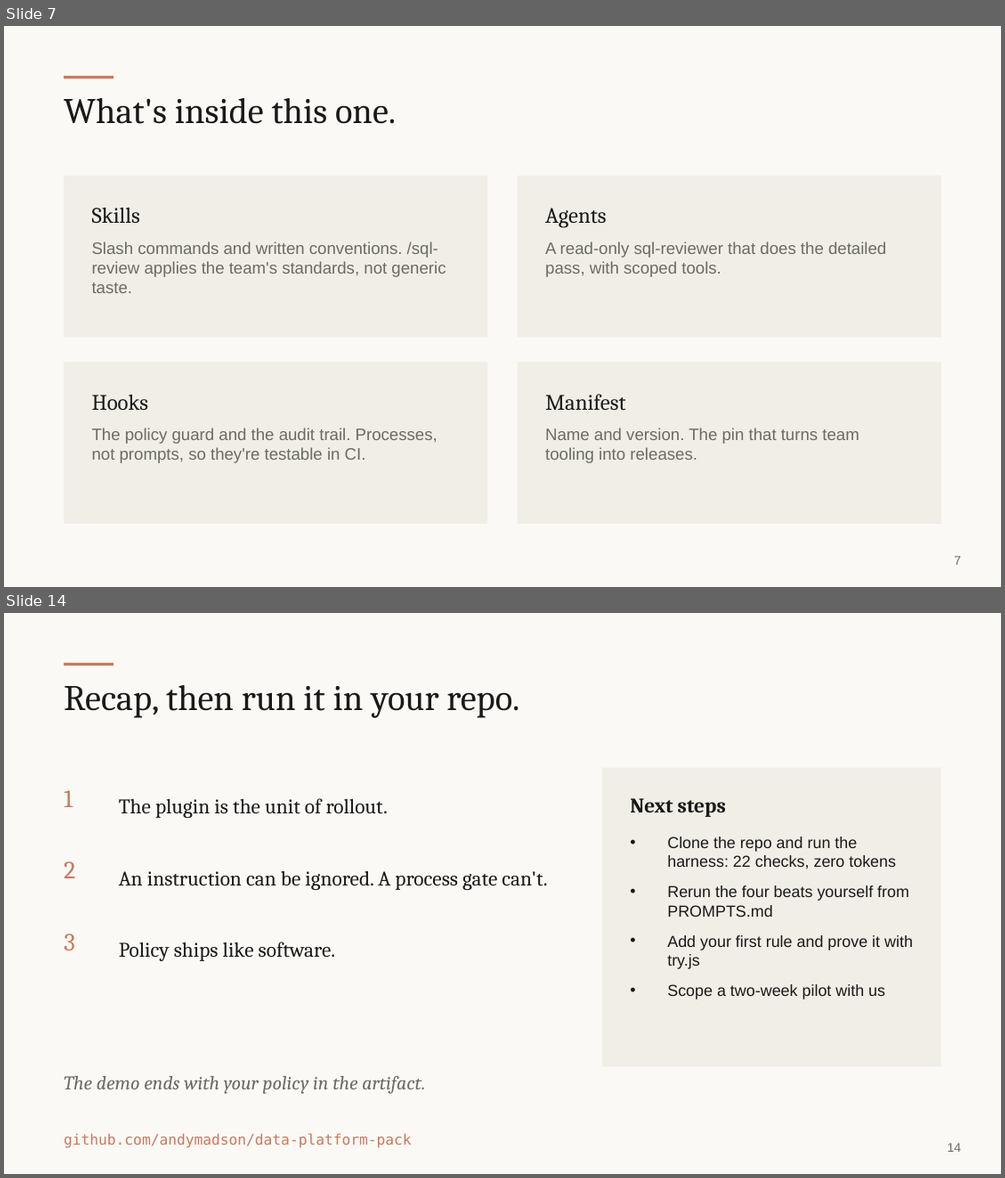
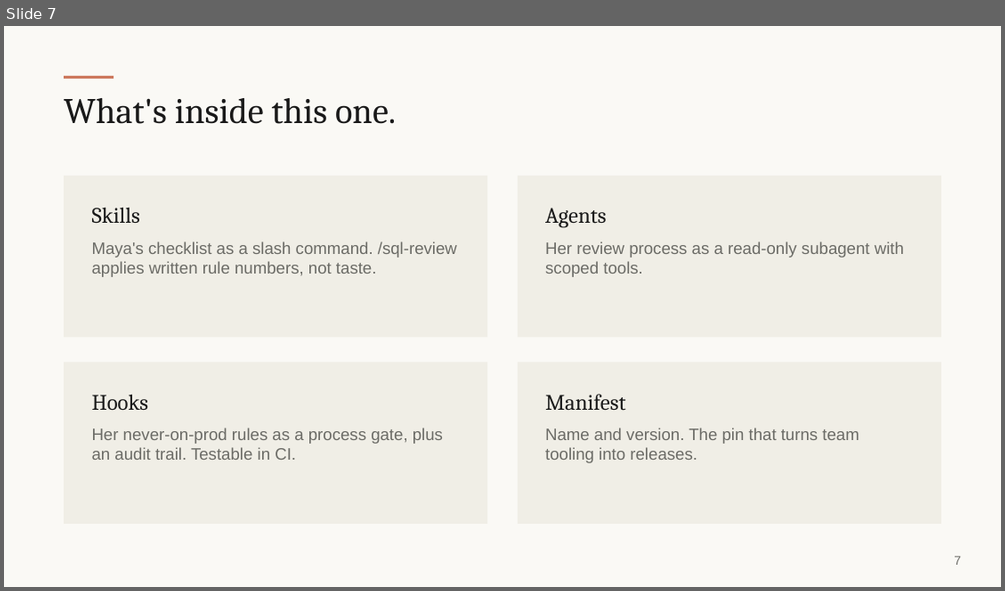
Before and after one commit to andymadson/data-platform-pack, a slide deck: enablement/deck/presentation-deck.pptx. Shown one above the other, each under a label of ours: slides 7 and 14 before the commit, slide 7 after it; the slides between them are not shown. The pictures are 1005x1178 and 1005x591 pixels, drawn with LibreOffice and Linux fonts; fonts in the diff are those of the drawing. Boxes give left, top, right and bottom in pixels: in the first picture for what was removed or moved away, otherwise in the second. Text is boxed around its words. In the diff, an @@ line names an element or a change of style, - is before the commit and + after.

Commit message:
Room deck rebuilt as a story: the wrong dashboard number, Maya, and four live beats with terminal receipts

```diff
--- a/enablement/deck/presentation-deck.pptx
+++ b/enablement/deck/presentation-deck.pptx
@@ slide 14 removed at [4, 613, 1001, 1174], background #FAF9F5 @@
@@ rectangle removed at [64, 663, 113, 666] @@
@@ text removed at [64, 685, 519, 718] @@
-Recap, then run it in your repo.
@@ rectangle removed at [602, 768, 941, 1067] @@
@@ text removed at [64, 790, 73, 807] @@
-1
@@ text removed at [119, 798, 388, 818] @@
-The plugin is the unit of rollout.
@@ text removed at [630, 798, 726, 817] @@
-Next steps
@@ text removed at [667, 836, 913, 999] @@
-• Clone the repo and run the harness: 22 checks, zero tokens
-• Rerun the four beats yourself from PROMPTS.md
-• Add your first rule and prove it with try.js
-• Scope a two-week pilot with us
@@ text removed at [64, 861, 75, 878] @@
-2
@@ text removed at [119, 871, 547, 890] @@
-An instruction can be ignored. A process gate can't.
@@ text removed at [64, 933, 75, 950] @@
-3
@@ text removed at [119, 941, 335, 961] @@
-Policy ships like software.
@@ text removed at [64, 1076, 425, 1094] @@
-The demo ends with your policy in the artifact.
@@ text removed at [64, 1133, 412, 1148] @@
-github.com/andymadson/data-platform-pack
@@ text removed at [947, 1143, 962, 1151] @@
-14
@@ slide 7 changed as well @@
@@ text at [92, 241, 457, 277]: text changed @@
-Slash commands and written conventions. /sql-review applies the team's standards, not generic taste.
+Maya's checklist as a slash command. /sql-review applies written rule numbers, not taste.
@@ text at [545, 241, 904, 277]: text changed @@
-A read-only sql-reviewer that does the detailed pass, with scoped tools.
+Her review process as a read-only subagent with scoped tools.
@@ text at [92, 427, 443, 459]: text changed @@
-The policy guard and the audit trail. Processes, not prompts, so they're testable in CI.
+Her never-on-prod rules as a process gate, plus an audit trail. Testable in CI.
```
Also in this commit, not shown: 3 other slides changed, 12 slides added, 9 other slides removed, 3 other files.
